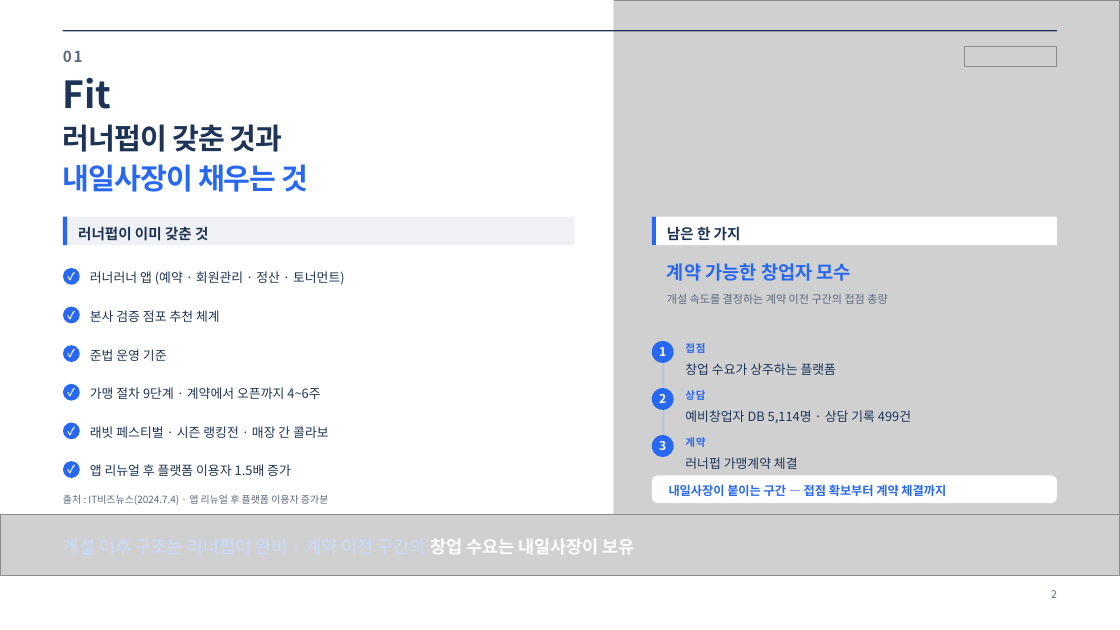
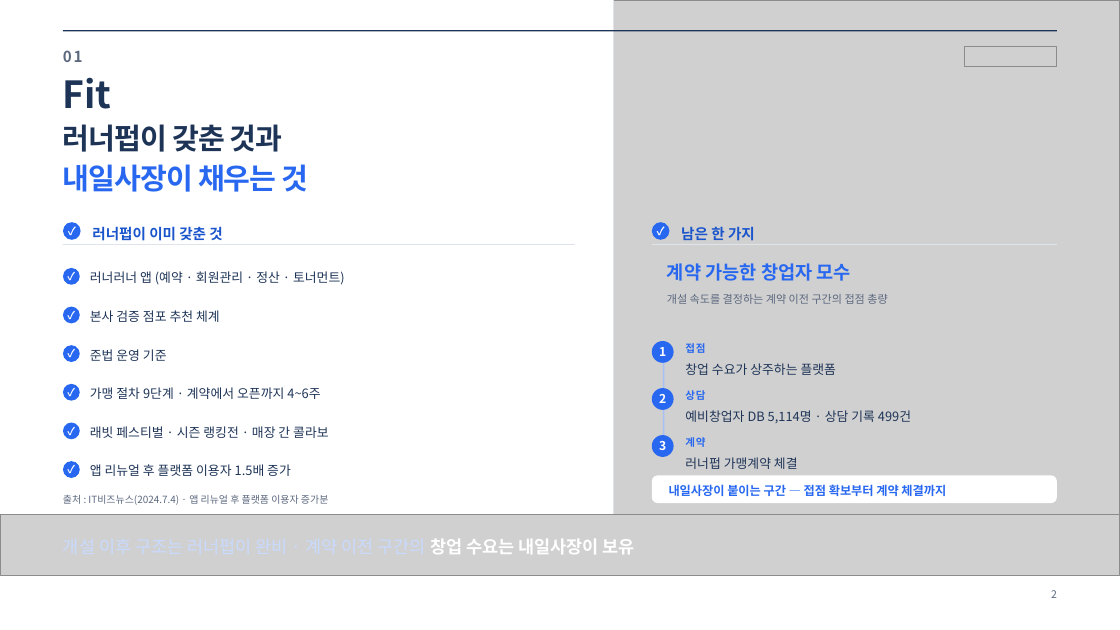
Before and after one commit to jyjzzjtube-pixel/onewillco-meeting-2026, a slide deck: slide 2 of runnerpub-proposal/가맹영업대행_제안서_내일사장.pptx. Drawn at 1120x630 pixels with LibreOffice and Linux fonts; fonts in the diff are those of the drawing; grey boxes stand for pictures. Boxes give left, top, right and bottom in pixels: in the first picture for what was removed or moved away, otherwise in the second. Text is boxed around its words. In the diff, an @@ line names an element or a change of style, - is before the commit and + after.

```diff
--- a/runnerpub-proposal/가맹영업대행_제안서_내일사장.pptx
+++ b/runnerpub-proposal/가맹영업대행_제안서_내일사장.pptx
@@ rectangle removed at [63, 217, 67, 245] @@
@@ ellipse added at [63, 223, 81, 240], fill #2868F0 @@
@@ text added at [63, 223, 81, 240], 9.7 pt, text #FFFFFF, bold @@
+✓
@@ text "러너펍이 이미 갖춘 것": place and size @@
-text "러너펍이 이미 갖춘 것" at [78, 226, 208, 241]
+text "러너펍이 이미 갖춘 것" at [92, 226, 222, 241]
@@ text "러너펍이 이미 갖춘 것" at [92, 226, 222, 241]: text colour #1E3457 to #1A55CC @@
@@ rectangle removed at [652, 217, 656, 245] @@
@@ ellipse added at [652, 223, 670, 240], fill #2868F0 @@
@@ text added at [652, 223, 670, 240], 9.7 pt, text #FFFFFF, bold @@
+✓
@@ text "남은 한 가지" at [681, 226, 755, 241]: text colour #1E3457 to #1A55CC @@
@@ text "남은 한 가지": place and size @@
-text "남은 한 가지" at [667, 226, 741, 241]
+text "남은 한 가지" at [681, 226, 755, 241]
@@ rectangle: place and size @@
-rectangle at [63, 217, 575, 245]
+rectangle at [63, 245, 575, 245]
@@ rectangle at [63, 245, 575, 245]: fill #EFF1F4 to #DFE3EA @@
@@ rectangle: place and size @@
-rectangle at [652, 217, 1057, 245]
+rectangle at [652, 245, 1057, 245]
@@ rectangle at [652, 245, 1057, 245]: fill #FFFFFF to #DFE3EA @@
```
Also in this commit, not shown: 12 other slides changed, 2 slides added, 1 slide removed, 5 other files.
